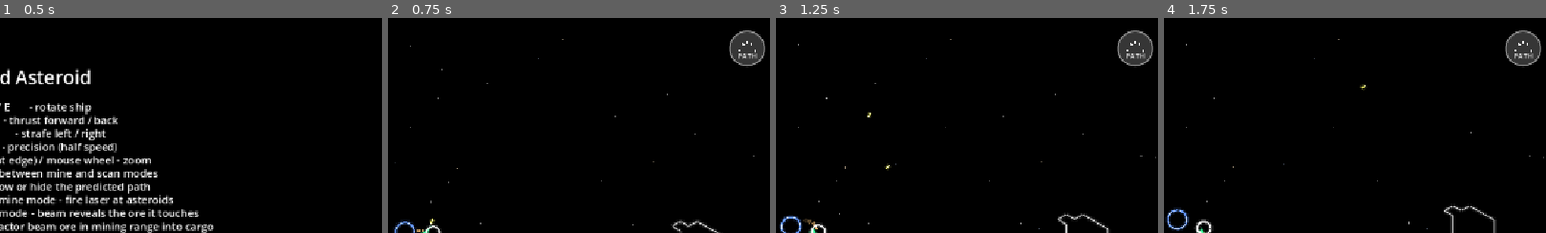
Above: before the commit, frames 1-4 (left to right).
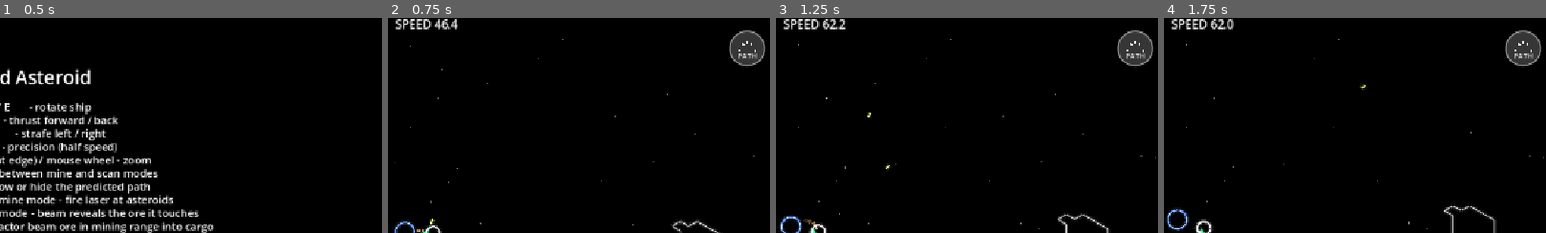
Above: after the commit, the same moments.

Repository: smdriggers/ad_asteroid_godot
Game: Godot game, scene res://main.tscn
Same seed, same stepped clock (60 frames per second), same inputs: the game is played once before the commit and once after it.
Inputs (mouse positions are % of the whole screen's width and height, from its top left):
- Up to frame 1 (0.5 s): no input
- Up to frame 2 (0.75 s): tap Enter at 0.5 s; move the mouse to (72, 45) at 0.52 s; hold D from 0.53 s (still down); hold E from 0.53 s (still down); click (72, 45) at 0.67 s
- Up to frame 3 (1.25 s): keep holding D; keep holding E; tap Space at 0.77 s
- Up to frame 4 (1.75 s): release D at 1.25 s; release E at 1.25 s; drag from (30, 55) to (45, 70) at 1.27 s
The pictures show only the part of the screen within x 45-95%, y 0-50%; the shares and areas given below are measured in that part.

Frame 1 is identical in both runs. In frame 2, 0.5% of the frame differs, in the area x 2-19%, y 0-6%; in frame 3, 0.5%; in frame 4, 0.6%.

Commit message:
Add a debug ship-speed readout to the HUD
Shows the ship's speed (world px/sec) at the top centre while flying.
Debug only, behind DEBUG_SHOW_SPEED (on for now).

Co-Authored-By: Claude Opus 5.5 <noreply@anthropic.com>

Diff:
--- a/config.gd
+++ b/config.gd
@@ -375,4 +375,5 @@
 
 # --- Debug keys (DESIGN.md §17) ---
 const DEBUG_KEYS_ENABLED: bool = true  # F1 reveals every asteroid edge; F2 toggles unlimited credits — ported from pygame config.py
-const DEBUG_CREDITS: int = 1_000_000   # what unlimited credits keeps you topped up to — ported from pygame config.py
+const DEBUG_SHOW_SPEED: bool = true    # debug only, not for release: ship speed (world px/sec) at the top centre of the HUD
+const DEBUG_CREDITS: int = 1_000_000  # what unlimited credits keeps you topped up to — ported from pygame config.py
--- a/render/hud_view.gd
+++ b/render/hud_view.gd
@@ -39,6 +39,10 @@
 	draw_string(font, Vector2(x, y), "ORE %d%%" % ore_pct, HORIZONTAL_ALIGNMENT_LEFT, -1, font_size, Config.HUD_TEXT_COLOR)
 	y += line
 
+	if Config.DEBUG_SHOW_SPEED:
+		# Debug readout, not for release: the ship's speed in world px/sec.
+		_centered(font, "SPEED %.1f" % main.ship.velocity.length(), Config.HUD_TEXT_COLOR, size.x / 2.0, Config.HUD_MARGIN, font_size)
+
 	if main.stripped_time != null and main.world_time - main.stripped_time < Config.STRIPPED_MESSAGE_TIME:
 		_centered(font, "THE SYSTEM IS STRIPPED", Config.STRIPPED_MESSAGE_COLOR, size.x / 2.0, size.y / 3.0, 22)
 
